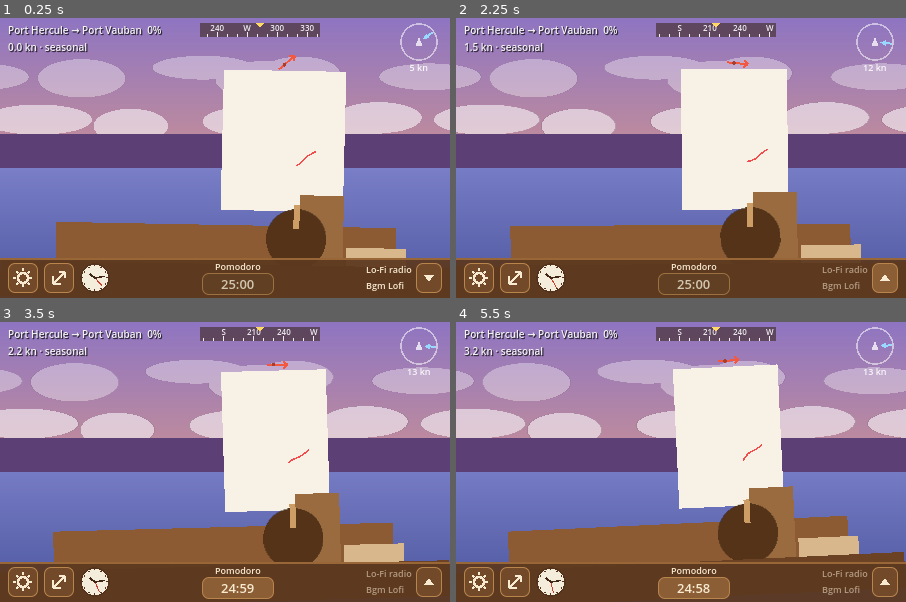
Above: before the commit, frames 1-4 (two rows, left to right).
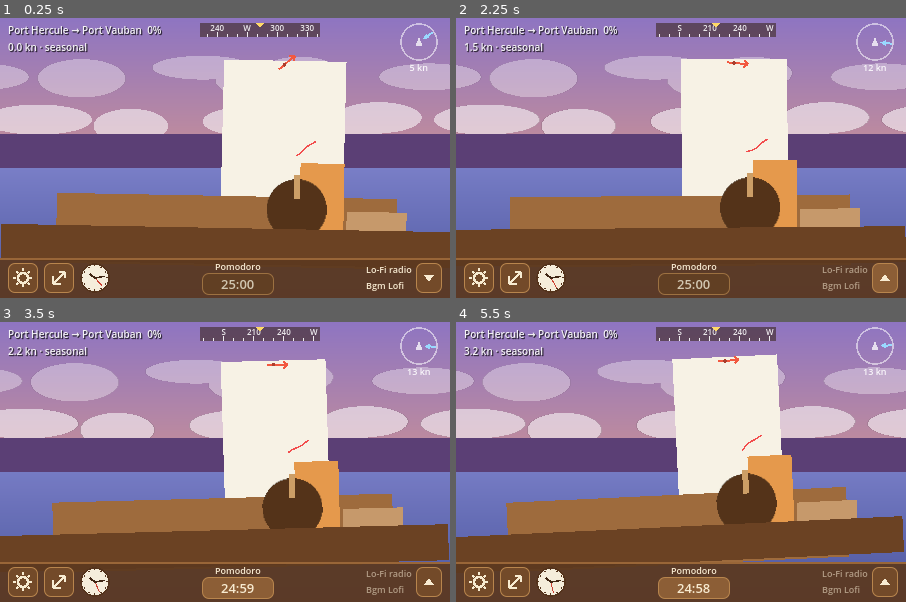
Above: after the commit, the same moments.

Repository: sscori-stack/sscori
Game: Godot game, scene res://scenes/main.tscn
The game is run twice, just before and just after one commit, with the same random seed, the same clock (stepped at 60 frames per second) and the same inputs.
Inputs (mouse positions are in pixels of both pictures, inside the frame that each line leads up to):
- Up to frame 1 (0.25 s): no input
- Up to frame 2 (2.25 s): click (514, 278) at 0.5 s; click "25:00" at 1.25 s; click (883, 278) at 2 s
- Up to frame 3 (3.5 s): click "24:59" at 2.75 s
- Up to frame 4 (5.5 s): click (514, 582) at 3.5 s; click "24:59" at 4.25 s; click "24:58" at 5 s

The runs differ from the first frame. In frame 1, 20% of the frame differs, in the area x 0-100%, y 15-86%; in frame 2, 20%; in frame 3, 20%; in frame 4, 21%, in the area x 0-100%, y 11-86%.

Commit message:
sailing-companion: 배 위 요소 배치 조정(하단 바에 가리지 않게), 캐릭터 플레이스홀더 색 구분, 스크린샷 도구
- tests/screenshot.tscn: xvfb-run 아래에서 지정 프레임의 화면을 PNG 로 저장 (README 에 사용법 추가 예정)

Co-Authored-By: Claude Fable 5.1 <noreply@anthropic.com>
Claude-Session: https://claude.ai/code/session_01JyYEMB3CxvucBmerwAjVBW

Diff:
--- a/sailing-companion/scenes/main.tscn
+++ b/sailing-companion/scenes/main.tscn
@@ -89,7 +89,7 @@
 script = ExtResource("6_boat")
 
 [node name="Sail" type="Sprite2D" parent="Boat"]
-position = Vector2(55, -90)
+position = Vector2(55, -100)
 script = ExtResource("7_sail")
 texture_path = "res://assets/art/sail.png"
 placeholder_size = Vector2i(130, 140)
@@ -101,38 +101,38 @@
 script = ExtResource("16_windex")
 
 [node name="Telltale" type="Line2D" parent="Boat"]
-position = Vector2(88, -150)
+position = Vector2(88, -160)
 script = ExtResource("17_telltale")
 
 [node name="Deck" type="Sprite2D" parent="Boat"]
-position = Vector2(0, -5)
+position = Vector2(0, -34)
 script = ExtResource("2_placeholder")
 texture_path = "res://assets/art/deck.png"
 placeholder_size = Vector2i(340, 70)
-placeholder_color = Color(0.55, 0.36, 0.2, 1)
+placeholder_color = Color(0.62, 0.42, 0.24, 1)
 pivot_normalized = Vector2(0.5, 1)
 
 [node name="Otter" type="Sprite2D" parent="Boat"]
-position = Vector2(150, -20)
+position = Vector2(150, -56)
 script = ExtResource("8_breather")
 breath_period = 5.0
 phase_offset = 1.7
 texture_path = "res://assets/art/otter.png"
 placeholder_size = Vector2i(60, 34)
-placeholder_color = Color(0.85, 0.72, 0.55, 1)
+placeholder_color = Color(0.78, 0.6, 0.42, 1)
 pivot_normalized = Vector2(0.5, 1)
 
 [node name="Captain" type="Sprite2D" parent="Boat"]
-position = Vector2(95, -28)
+position = Vector2(95, -60)
 script = ExtResource("8_breather")
 breath_period = 4.2
 texture_path = "res://assets/art/captain.png"
 placeholder_size = Vector2i(44, 78)
-placeholder_color = Color(0.6, 0.42, 0.25, 1)
+placeholder_color = Color(0.9, 0.6, 0.3, 1)
 pivot_normalized = Vector2(0.5, 1)
 
 [node name="Wheel" type="Node2D" parent="Boat" groups=["wheel"]]
-position = Vector2(70, -62)
+position = Vector2(70, -92)
 script = ExtResource("9_wheel")
 hit_radius = 32.0
 
@@ -152,6 +152,7 @@
 pivot_normalized = Vector2(0.5, 0.5)
 
 [node name="Cockpit" type="Sprite2D" parent="Boat"]
+position = Vector2(0, -36)
 script = ExtResource("2_placeholder")
 texture_path = "res://assets/art/cockpit.png"
 placeholder_size = Vector2i(450, 36)
--- /dev/null
+++ b/sailing-companion/tests/screenshot.gd
@@ -0,0 +1,28 @@
+extends Node
+## 렌더링 확인용: 메인 씬을 띄우고 지정 프레임에 스크린샷을 저장한다.
+## 실행 예: xvfb-run godot --path . res://tests/screenshot.tscn -- out=/tmp/shot.png frames=90
+
+var _f := 0
+var _main: Node
+var _out := "user://screenshot.png"
+var _frames := 90
+
+
+func _ready() -> void:
+	for arg in OS.get_cmdline_user_args():
+		if arg.begins_with("out="):
+			_out = arg.substr(4)
+		elif arg.begins_with("frames="):
+			_frames = int(arg.substr(7))
+	_main = (load("res://scenes/main.tscn") as PackedScene).instantiate()
+	add_child(_main)
+
+
+func _process(_d: float) -> void:
+	_f += 1
+	if _f == _frames:
+		await RenderingServer.frame_post_draw
+		var img := get_viewport().get_texture().get_image()
+		var err := img.save_png(_out)
+		print("screenshot ", _out, " size=", img.get_size(), " err=", err)
+		get_tree().quit()
--- /dev/null
+++ b/sailing-companion/tests/screenshot.tscn
@@ -0,0 +1,6 @@
+[gd_scene load_steps=2 format=3]
+
+[ext_resource type="Script" path="res://tests/screenshot.gd" id="1_shot"]
+
+[node name="Screenshot" type="Node"]
+script = ExtResource("1_shot")
